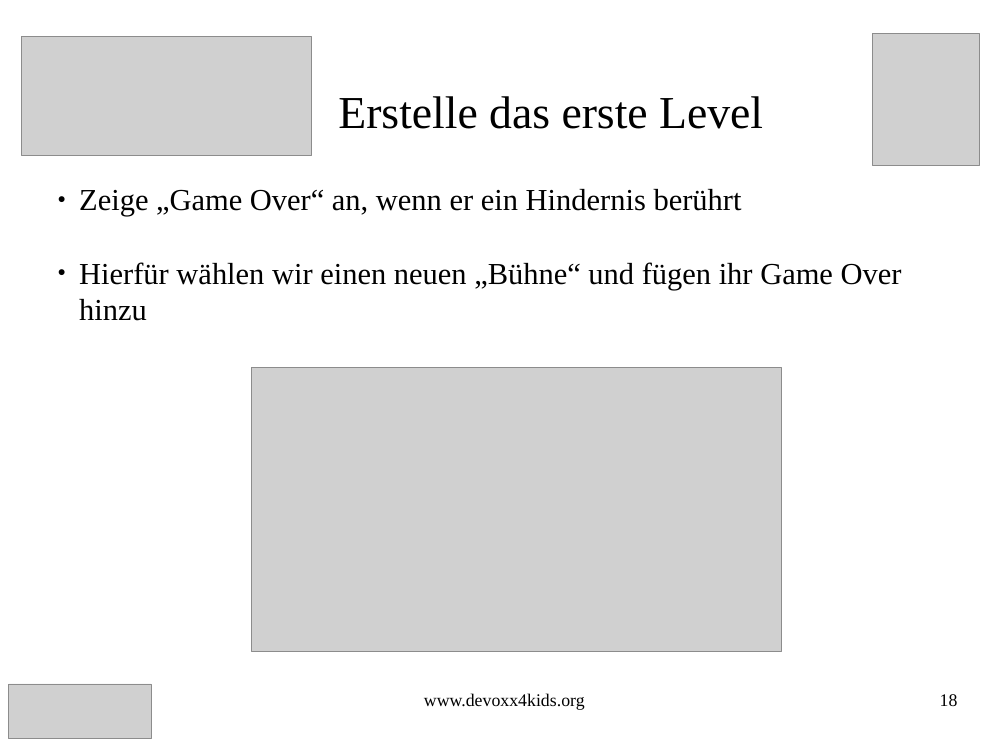
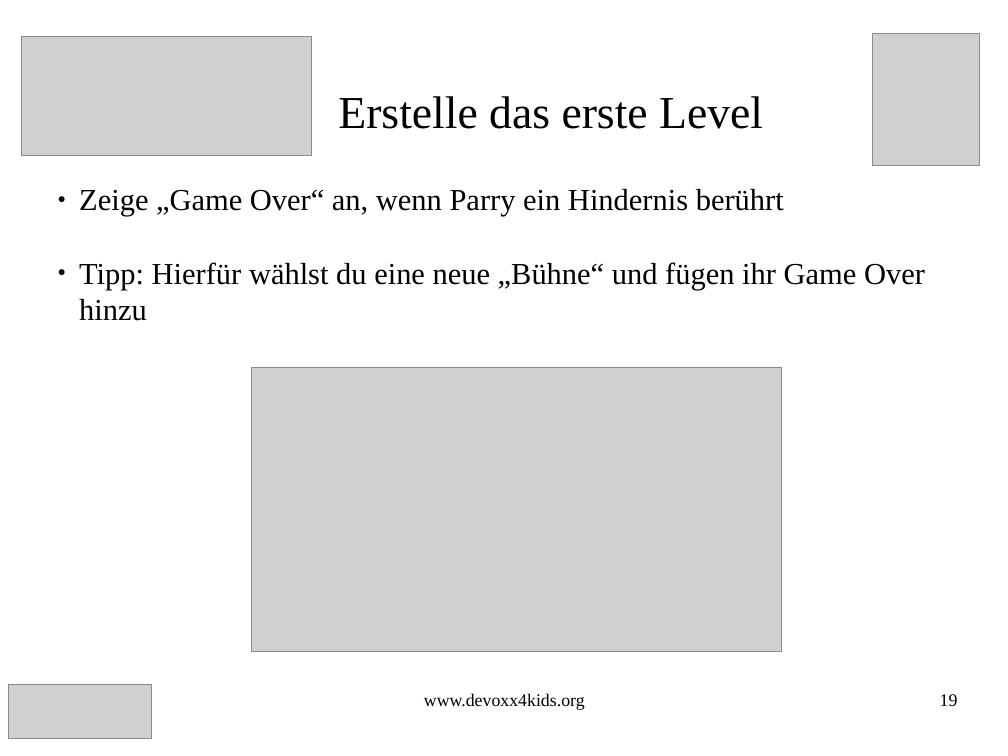
Before and after one commit to Devoxx4KidsDE/workshop-scratch, a slide deck: slide 19 of flyingBird/FlyingBird_Scratch_Aufgaben.odp (slide 18 before the commit). Drawn at 1008x756 pixels with LibreOffice and Linux fonts; fonts in the diff are those of the drawing; grey boxes stand for pictures. Boxes give left, top, right and bottom in pixels: in the first picture for what was removed or moved away, otherwise in the second. Text is boxed around its words. In the diff, an @@ line names an element or a change of style, - is before the commit and + after.

```diff
--- a/flyingBird/FlyingBird_Scratch_Aufgaben.odp
+++ b/flyingBird/FlyingBird_Scratch_Aufgaben.odp
@@ subtitle at (79,189,925,321): text changed @@
-● Zeige „Game Over“ an, wenn er ein Hindernis berührt
-● Hierfür wählen wir einen neuen „Bühne“ und fügen ihr Game Over hinzu
+● Zeige „Game Over“ an, wenn Parry ein Hindernis berührt
+● Tipp: Hierfür wählst du eine neue „Bühne“ und fügen ihr Game Over hinzu
@@ page number at (940,694,958,706): text changed @@
-18
+19
```
Also in this commit, not shown: 28 other slides changed, 4 slides added, 2 slides removed, 2 other files.
